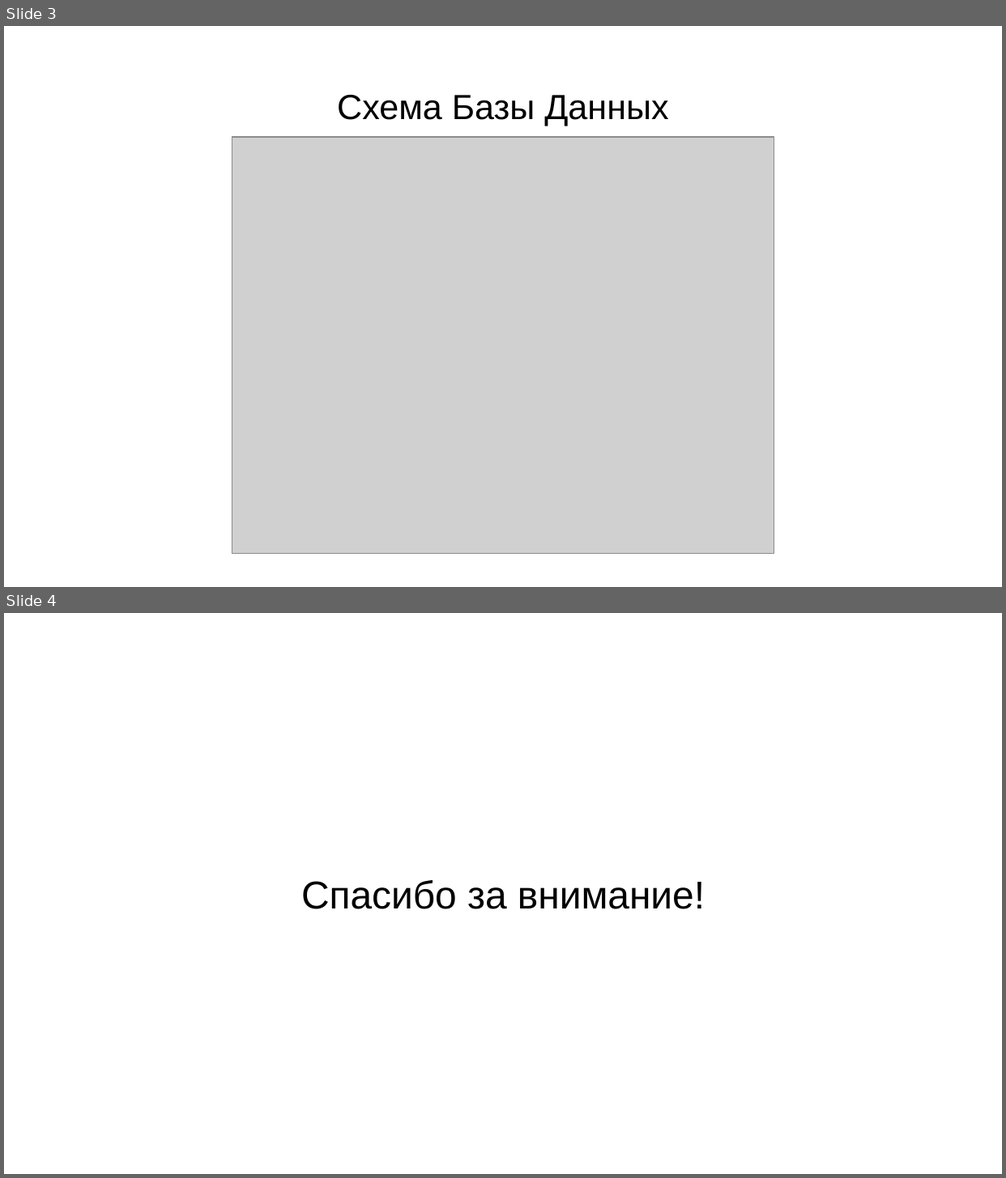
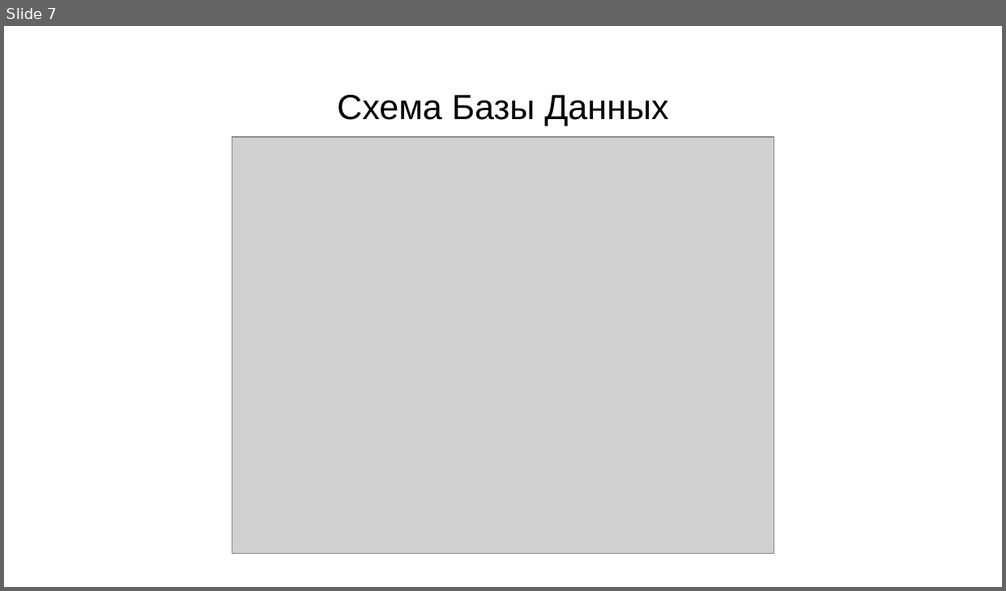
Before and after one commit to SutsuraGod/To-Do-List, a slide deck: Информация о программе/Презентация.pptx. Shown one above the other, each under a label of ours: slides 3 and 4 before the commit, slide 7 after it. The pictures are 1006x1178 and 1006x591 pixels, drawn with LibreOffice and Linux fonts; fonts in the diff are those of the drawing; grey boxes stand for pictures. Boxes give left, top, right and bottom in pixels: in the first picture for what was removed or moved away, otherwise in the second. Text is boxed around its words. In the diff, an @@ line names an element or a change of style, - is before the commit and + after.

```diff
--- a/Информация о программе/Презентация.pptx
+++ b/Информация о программе/Презентация.pptx
@@ slide 4 removed at (4,613,1002,1174), background #FFFFFF @@
@@ title removed at (301,880,705,909) @@
-Спасибо за внимание!
@@ what was slide 3 is now slide 7 @@
```
Also in this commit, not shown: 5 slides added, 15 other files.
